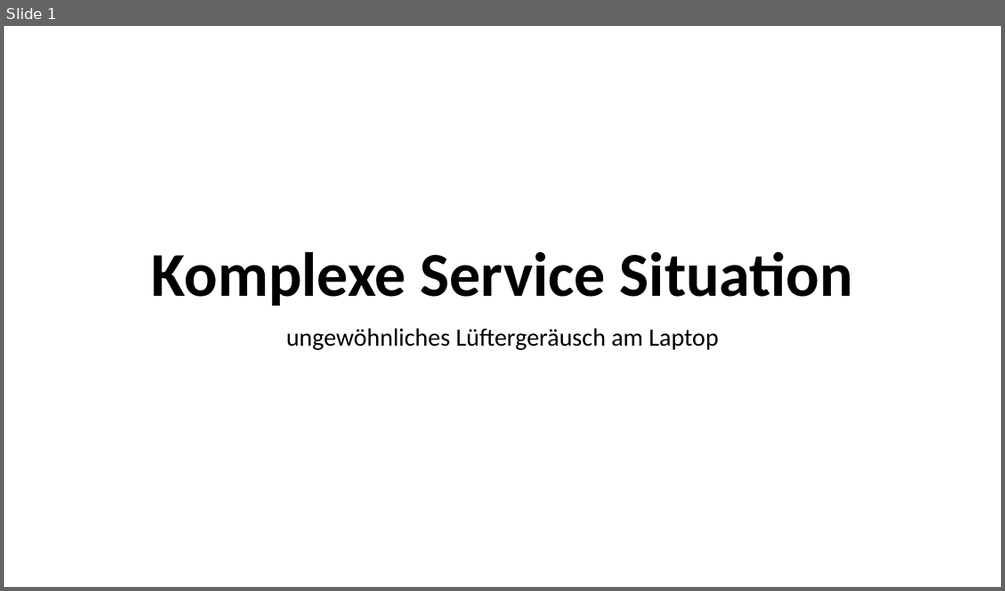
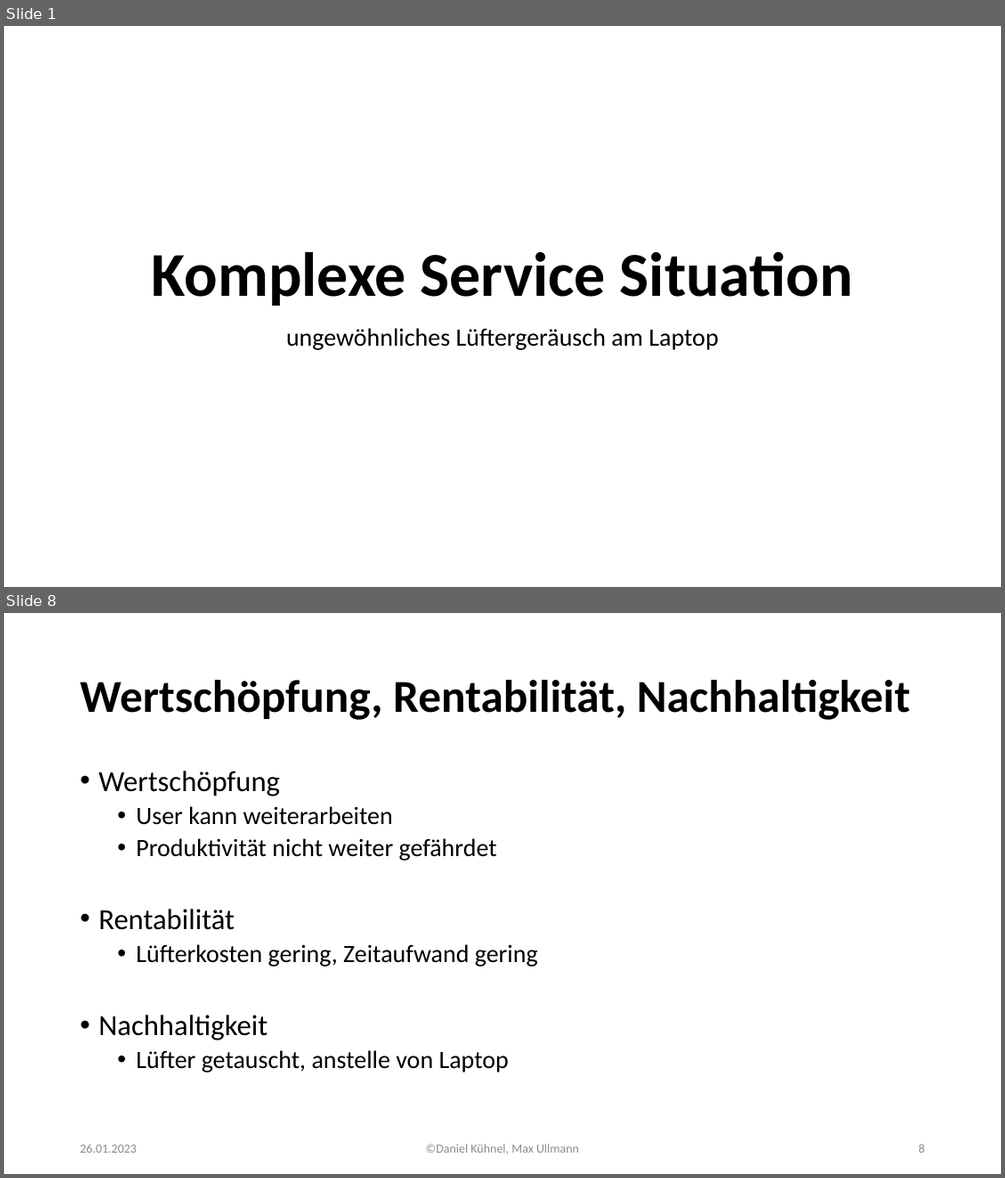
Before and after one commit to someKumo/lf6-hoechst-komplexer-service, a slide deck: Komplexe_Service_Situation.pptx. Shown one above the other, each under a label of ours: slide 1 before the commit, slides 1 and 8 after it; the slides between them are not shown. The pictures are 1005x591 and 1005x1178 pixels, drawn with LibreOffice and Linux fonts; fonts in the diff are those of the drawing. Boxes give left, top, right and bottom in pixels: in the first picture for what was removed or moved away, otherwise in the second. Text is boxed around its words. In the diff, an @@ line names an element or a change of style, - is before the commit and + after.

```diff
--- a/Komplexe_Service_Situation.pptx
+++ b/Komplexe_Service_Situation.pptx
@@ slide 8 added at (4,613,1001,1174), background #FFFFFF @@
@@ title added at (80,680,910,720), 44 pt, text #000000, bold @@
+Wertschöpfung, Rentabilität, Nachhaltigkeit
@@ text added at (98,771,538,1072), 24 pt, text #000000 @@
+• Wertschöpfung
+  • User kann weiterarbeiten
+  • Produktivität nicht weiter gefährdet
+• Rentabilität
+  • Lüfterkosten gering, Zeitaufwand gering
+• Nachhaltigkeit
+  • Lüfter getauscht, anstelle von Laptop
@@ text added at (80,1144,137,1152), 12 pt, text #8C8C8C @@
+26.01.2023
@@ text added at (426,1143,579,1153), 12 pt, text #8C8C8C @@
+©Daniel Kühnel, Max Ullmann
@@ page number added at (918,1143,924,1152), 12 pt, text #8C8C8C @@
+8
```
Also in this commit, not shown: 6 other slides added, 1 slide removed.
